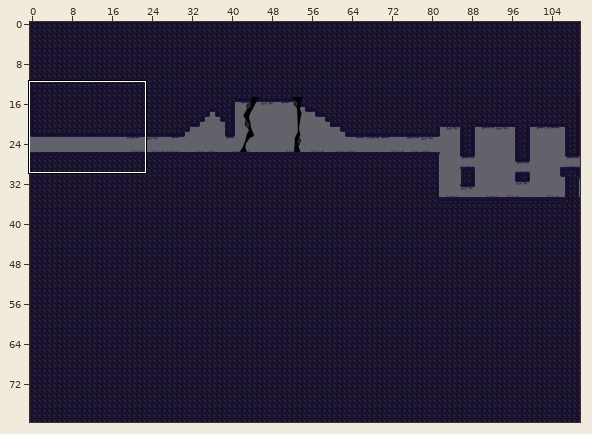
Tiled map -- Juegos_de_desarrollo/Marc/Assets/Maps/Zona_oniricaDASH.tmx. Above: a wide view before the commit, with the close-up outlined.
Close-up. As it was:
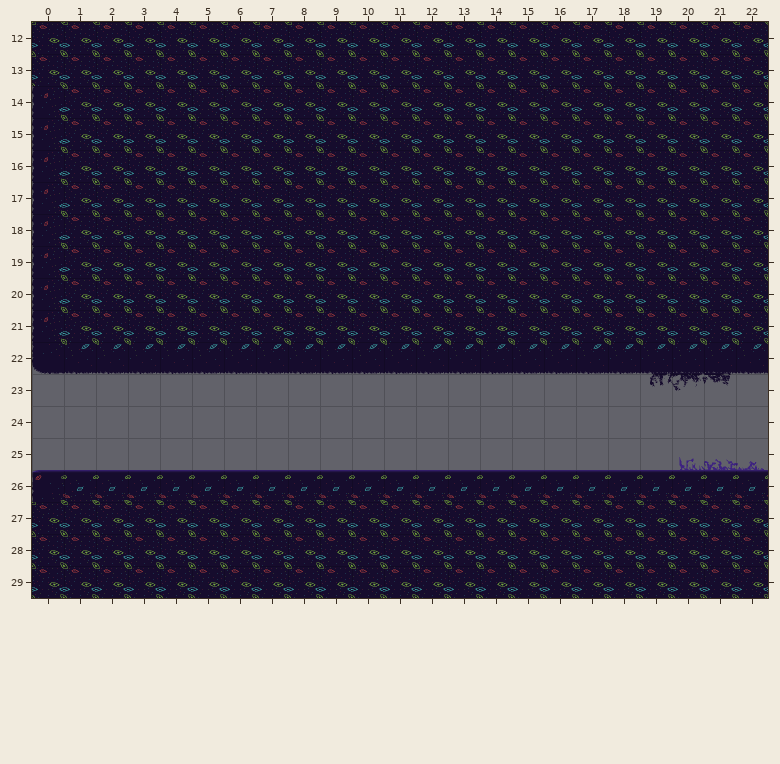
Cells are 64x64 px. Shown: x 0..22, y 12..29. The commit also changed other parts of the map, which this record leaves out.
And afterwards:
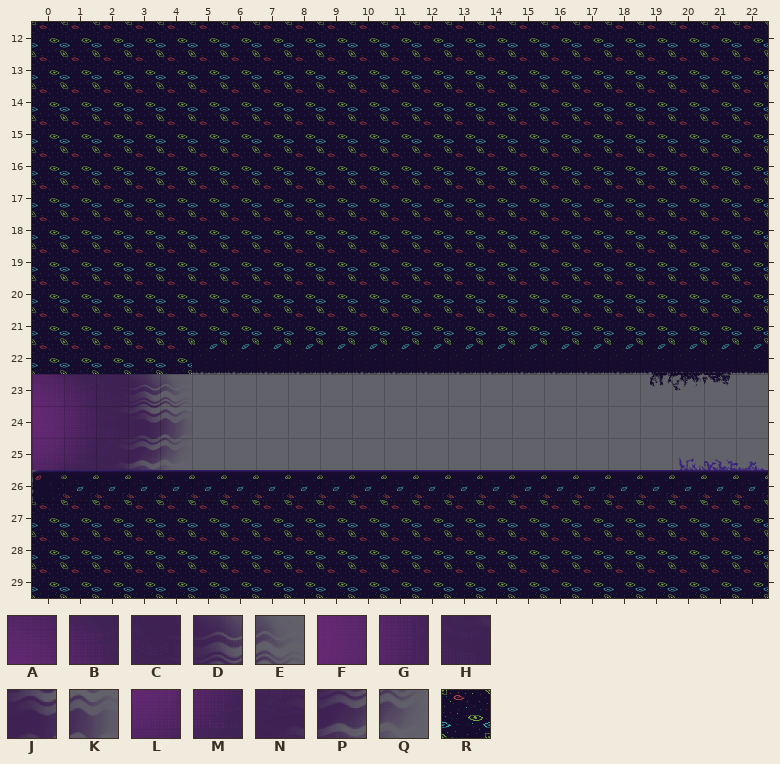
Key: from "IMG_8413": A 0, B 1, C 2, D 3, E 4, F 5, G 6, H 7, J 8, K 9, L 10, M 11, N 12, P 13, Q 14; from "Tileset_Zona_Onirica": R 9.
_ is an empty cell, . an unchanged one.
See-through tiles are keyed as they look on the map.
What changed:
--- layer "Props"
@@ x 0..4 @@
-14 _....
-15 _....
-16 _....
-17 _....
-18 _....
-19 _....
-20 _....
-21 _....
-22 _____
-23 _____
-24 _____
-25 _____
+14 R....
+15 R....
+16 R....
+17 R....
+18 R....
+19 R....
+20 R....
+21 R....
+22 RRRRR
+23 ABCDE
+24 FGHJK
+25 LMNPQ
Changed places in both close-ups, as pixel boxes (x1, y1, x2, y2):
added: (32, 86, 192, 470)
